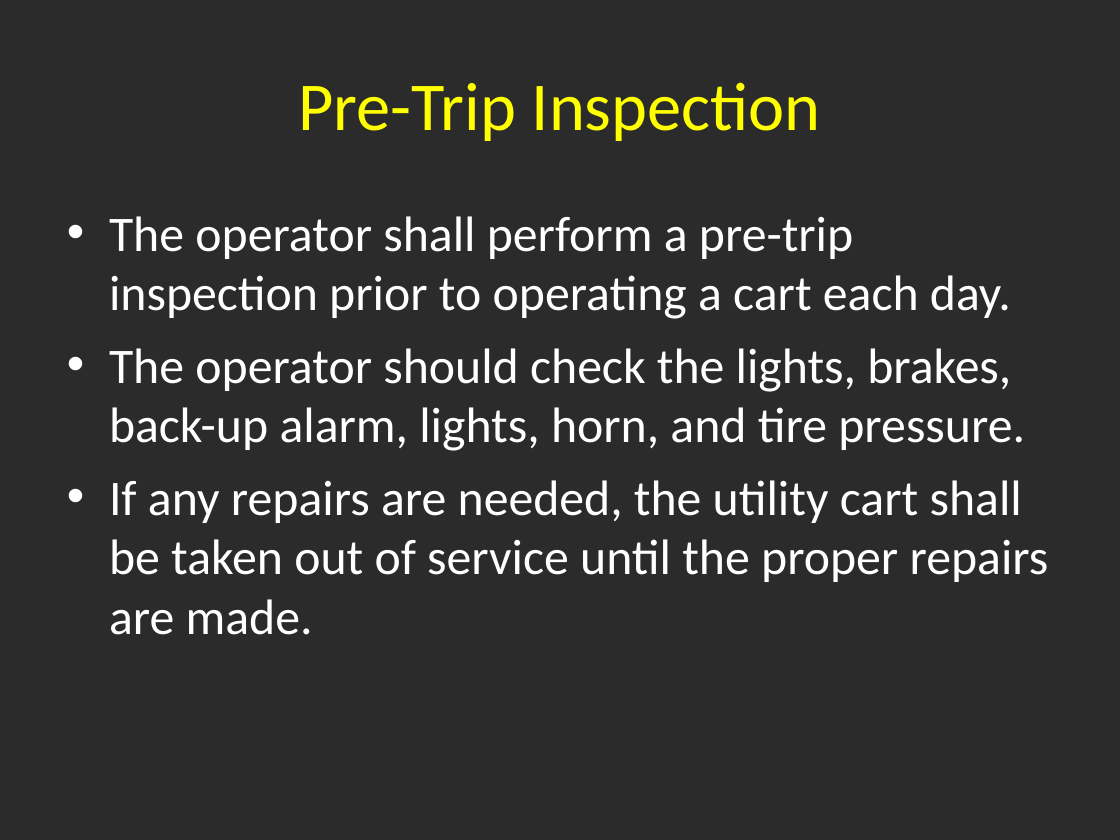
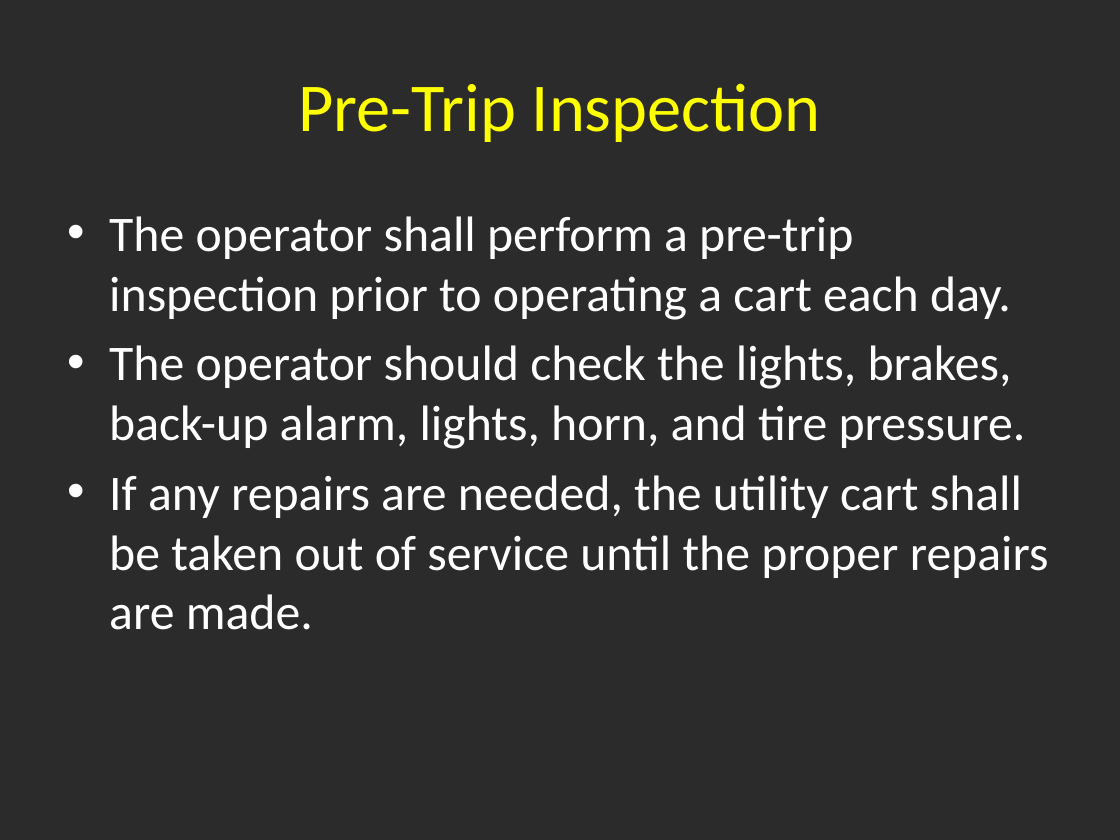
Before and after one commit to DCurrent/ehs-web, a slide deck: slide 10 of docs/ppt/train_utility_cart.pps. Drawn at 1120x840 pixels with LibreOffice and Linux fonts; fonts in the diff are those of the drawing; background and template pictures are left out; a plain dark background stands for a picture behind light text. Boxes give left, top, right and bottom in pixels: in the first picture for what was removed or moved away, otherwise in the second. Text is boxed around its words. In the diff, an @@ line names an element or a change of style, - is before the commit and + after.

Commit message:
Update utility cart material.

```diff
--- a/docs/ppt/train_utility_cart.pps
+++ b/docs/ppt/train_utility_cart.pps
@@ text "The operator shall perform a ..." at (x1=109, y1=216, x2=1049, y2=630): less space between paragraphs @@
```
Also in this commit, not shown: 18 other slides changed.
